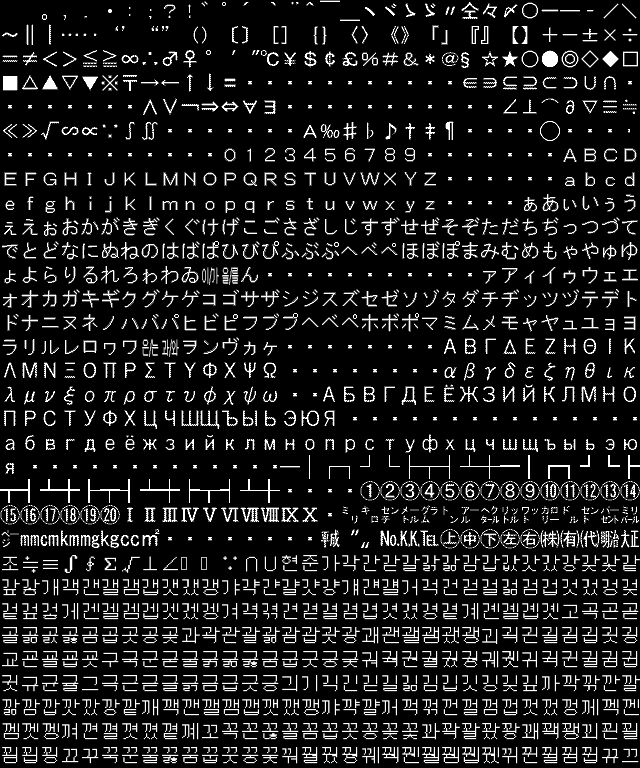
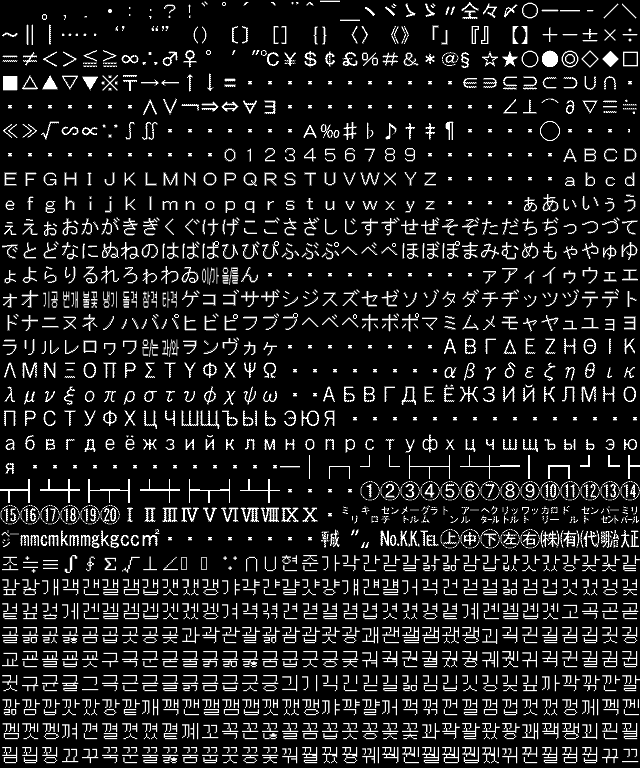
Before/after of a 640px x 768px layered artwork. What changed in the layer stack:
added layer "기공 번개 불꽃 냉기 돌격 참격 타격" above "이/가" over [43, 291, 177, 308]
added layer "레이어 2 복사 2" above "레이어 2 복사" over [42, 289, 179, 308]